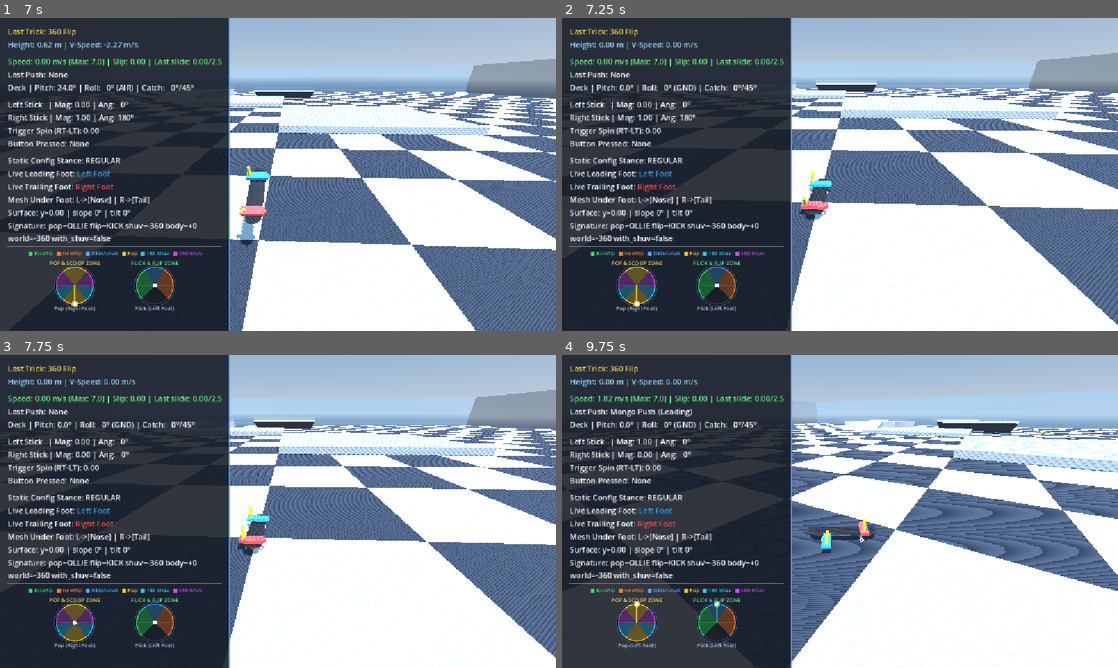
Above: before the commit, frames 1-4 (two rows, left to right).
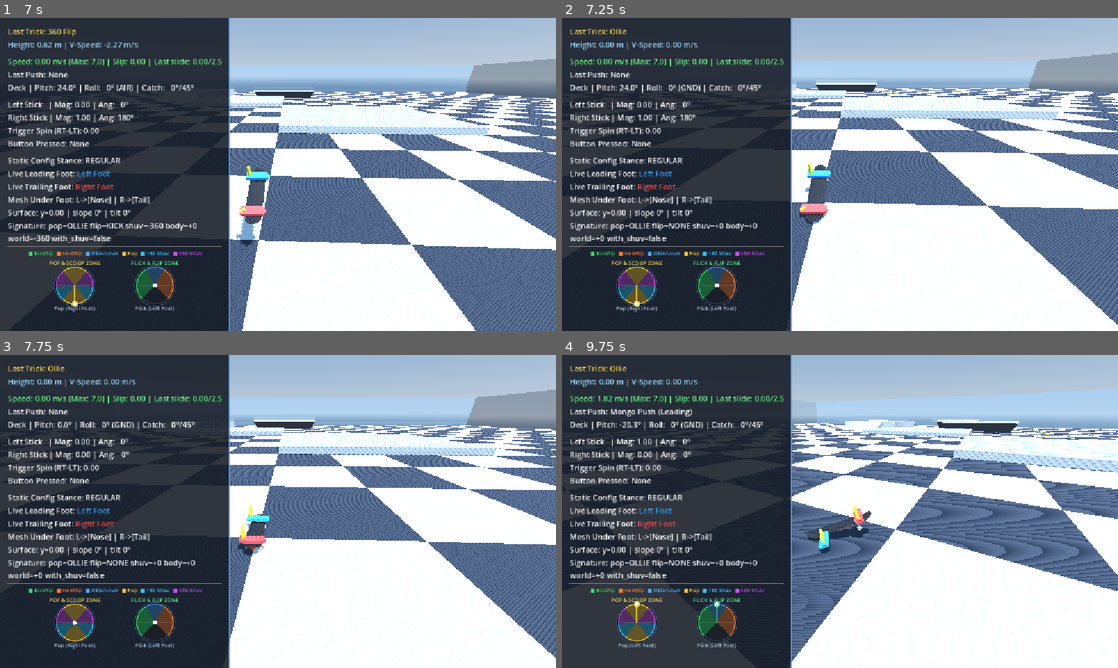
Above: after the commit, the same moments.

Repository: nklunder/skate-sim
Game: Godot game, scene res://scenes/TestWorld.tscn
The game is run twice, just before and just after one commit, with the same random seed, the same clock (stepped at 60 frames per second) and the same inputs.
Inputs (mouse positions are in pixels of both pictures, inside the frame that each line leads up to):
- Up to frame 1 (7 s): tap Enter at 0.5, 5.75 s; move the mouse to (400, 158) at 0.52 s; hold Right (ui_right) 0.53-1.25 s; hold Z 0.53-1.25 s; click (400, 158) at 0.67 s; tap Space at 0.77, 2.75, 3.77, 6.5, 6.77 s; drag from (166, 190) to (250, 237) at 1.27 s; move the mouse to (333, 105) at 2.02 s; hold Right (ui_right) 2.03-2.75 s; hold X 2.03-2.75 s; drag from (250, 237) to (111, 127) at 2.77 s; move the mouse to (444, 221) at 3.52 s; hold Left (ui_left) 3.53-4.25 s; hold H 3.53-4.25 s; drag from (111, 127) to (194, 96) at 4.27 s; move the mouse to (305, 174) at 5.02 s; hold Down (ui_down) 5.03-5.75 s; hold L 5.03-5.75 s; click (305, 174) at 5.17 s; drag from (194, 96) to (166, 190) at 5.77 s; move the mouse to (400, 158) at 6.52 s; hold Up (ui_up) from 6.53 s (still down); hold K from 6.53 s (still down)
- Up to frame 2 (7.25 s): keep holding Up (ui_up); keep holding K
- Up to frame 3 (7.75 s): release Up (ui_up) at 7.25 s; release K at 7.25 s; drag from (166, 527) to (250, 574) at 7.27 s
- Up to frame 4 (9.75 s): move the mouse to (895, 442) at 8.02 s; hold Down (ui_down) 8.03-8.75 s; hold Q 8.03-8.75 s; drag from (812, 574) to (673, 464) at 8.77 s; move the mouse to (1006, 558) at 9.52 s; hold Up (ui_up) from 9.53 s (still down); hold V from 9.53 s (still down); click (1006, 558) at 9.67 s

Frame 1 is identical in both runs. In frame 2, 1.4% of the frame differs, in the area x 6-49%, y 3-72%; in frame 3, 0.5%; in frame 4, 1.5%, in the area x 6-57%, y 3-72%.

Commit message:
add docs for capturing planned feature specs, fix manual bugs

Diff:
--- a/scripts/input/FootInputState.gd
+++ b/scripts/input/FootInputState.gd
@@ -57,6 +57,7 @@
 var current_pop_state: PopState = PopState.NONE
 var trick_status_string: String = "Grounded"
 var pop_impulse_triggered: bool = false
+var pop_impulse_scale: float = 1.0
 var pop_lateral_impulse_ratio: float = 0.0
 var last_pop_type: String = "None" # Display only. Logic reads current_trick.pop.
 var last_pop: TrickSignature.Pop = TrickSignature.Pop.OLLIE
@@ -140,16 +141,16 @@
 
 	# Ollie / Switch Ollie Load (Trailing back foot pulled down in lower hemisphere)
 	if current_pop_state == PopState.NONE:
-		if back.length() >= 0.70 and back.y >= 0.50:
+		if back.length() >= 0.20 and back.y >= 0.20:
 			current_pop_state = PopState.LOADING_OLLIE
-			trick_status_string = "Loading Ollie (Tail)"
+			trick_status_string = "Loading Ollie (Tail)" if back.length() >= 0.70 else "Manual / Ledge Prep"
 			_last_frame_scoop_angle = rad_to_deg(back.angle())
 			accumulated_scoop_deg = 0.0
 			max_swept_angle = 0.0
 		# Nollie / Switch Nollie Load (Leading front foot pushed up in upper hemisphere)
-		elif front.length() >= 0.70 and front.y <= -0.50:
+		elif front.length() >= 0.20 and front.y <= -0.20:
 			current_pop_state = PopState.LOADING_NOLLIE
-			trick_status_string = "Loading Nollie (Nose)"
+			trick_status_string = "Loading Nollie (Nose)" if front.length() >= 0.70 else "Manual / Ledge Prep"
 			_last_frame_scoop_angle = rad_to_deg(front.angle())
 			accumulated_scoop_deg = 0.0
 			max_swept_angle = 0.0
@@ -171,6 +172,7 @@
 	# Execute Flick Pop from loaded states
 	if current_pop_state == PopState.LOADING_OLLIE and front.length() >= 0.35 and front.y <= 0.20:
 		pop_impulse_triggered = true
+		pop_impulse_scale = _calculate_pop_impulse_scale(back.length())
 		pop_lateral_impulse_ratio = _calculate_lateral_pop_ratio(back.x)
 		current_pop_state = PopState.POPPED
 		# Differentiate Switch vs Regular Ollie based on profile stance vs live orientation
@@ -181,6 +183,7 @@
 		_build_trick_signature()
 	elif current_pop_state == PopState.LOADING_NOLLIE and back.length() >= 0.35 and back.y >= -0.20:
 		pop_impulse_triggered = true
+		pop_impulse_scale = _calculate_pop_impulse_scale(front.length())
 		pop_lateral_impulse_ratio = _calculate_lateral_pop_ratio(front.x)
 		current_pop_state = PopState.POPPED
 		if (stance == Stance.REGULAR and not left_is_front) or (stance == Stance.GOOFY and left_is_front):
@@ -192,8 +195,24 @@
 	# Reset to None if sticks return to neutral without flicking
 	if right_stick_raw.length() < 0.20 and left_stick_raw.length() < 0.20 and current_pop_state != PopState.NONE:
 		current_pop_state = PopState.NONE
+		pop_impulse_scale = 1.0
 		max_swept_angle = 0.0
 		trick_status_string = "Grounded & Rolling"
+
+func _calculate_pop_impulse_scale(stick_mag: float) -> float:
+	# Gentle manual holds between 0.20 and 0.55 generate 0% to 25% impulse for ledge drops and low-pop flips!
+	if stick_mag < 0.55:
+		return clampf((stick_mag - 0.20) / (0.55 - 0.20) * 0.25, 0.0, 0.25)
+	# Deflections above 0.55 smoothly scale up to 100% full impulse at 0.70 and beyond!
+	return clampf(0.25 + (stick_mag - 0.55) / (0.70 - 0.55) * 0.75, 0.25, 1.0)
+
+## Returns true if the active stick is pulled down past the heavy pop load threshold (>= 0.70).
+func is_preparing_pop() -> bool:
+	if current_pop_state == PopState.LOADING_OLLIE:
+		return back_stick().length() >= 0.70
+	elif current_pop_state == PopState.LOADING_NOLLIE:
+		return front_stick().length() >= 0.70
+	return false
 
 func _calculate_lateral_pop_ratio(stick_x: float) -> float:
 	# Disable directional pop if scooping a Pop Shove-it or Tre Flip (arc sweep >= 40 deg)
--- a/scripts/player/SkaterController.gd
+++ b/scripts/player/SkaterController.gd
@@ -584,7 +584,7 @@
 ## Step 4. Steering and stationary rotation via trigger lean (RT - LT), on pavement only.
 func _apply_steering(delta: float) -> void:
 	# Dampen steering by 80% while preparing pop to safely pre-wind aerial spin without swerving off line!
-	var turn_mult: float = 0.2 if input_state.current_pop_state != FootInputState.PopState.NONE else 1.0
+	var turn_mult: float = 0.2 if input_state.is_preparing_pop() else 1.0
 	var turn_rate: float = input_state.lean * (input_state.board_config.turn_speed if is_instance_valid(input_state.board_config) else 3.0) * turn_mult
 	if not is_grounded or abs(input_state.lean) <= 0.05:
 		_is_carve_latched = false
@@ -613,7 +613,7 @@
 func _execute_pop() -> void:
 	if not (is_grounded and input_state.pop_impulse_triggered):
 		return
-	vertical_velocity = jump_impulse
+	vertical_velocity = jump_impulse * input_state.pop_impulse_scale
 	is_grounded = false
 	input_state.pop_impulse_triggered = false
 
@@ -825,7 +825,7 @@
 			sig.flip = TrickSignature.Flip.NONE
 	if sig.shuv_deg != 0:
 		var achieved: int = absi(int(roundf((board_mesh.rotation_degrees.y - _pop_board_yaw) / 180.0)))
-		var intended: int = absi(sig.shuv_deg) / 180
+		var intended: int = int(absi(sig.shuv_deg) / 180.0)
 		if achieved < intended:
 			sig.shuv_deg = achieved * 180 * signi(sig.shuv_deg)
 
@@ -941,11 +941,11 @@
 	var front: Vector2 = input_state.front_stick()
 	var back: Vector2 = input_state.back_stick()
 
-	# Check if back or front stick is cleanly held within the expanded Manual Zone (0.20 to 0.90) upon touchdown
+	# Check if back or front stick is deflected (>= 0.20) upon touchdown, supporting heavy landings and scoops!
 	var effective_pitch: float = pitch if left_is_front else -pitch
-	if effective_pitch > 5.0 and back.y >= 0.20 and back.y <= 0.90:
+	if effective_pitch > 5.0 and (back.y >= 0.20 or (input_state.current_pop_state == FootInputState.PopState.LOADING_OLLIE and back.length() >= 0.20)):
 		in_manual_zone = true # Touchdown into standard / switch manual!
-	elif effective_pitch < -5.0 and front.y <= -0.20 and front.y >= -0.90:
+	elif effective_pitch < -5.0 and (front.y <= -0.20 or (input_state.current_pop_state == FootInputState.PopState.LOADING_NOLLIE and front.length() >= 0.20)):
 		in_manual_zone = true # Touchdown into nose / switch nose manual!
 
 	if in_manual_zone:
@@ -972,12 +972,12 @@
 	var back: Vector2 = input_state.back_stick()
 	var is_manualing: bool = false
 
-	# Manuals trigger in the expanded middle zone between 0.20 and 0.90 on whichever stick corresponds to leading/trailing edge!
-	if back.y > 0.20 and back.y <= 0.90:
-		target_pitch_deg = back.y * 24.0
+	# Manuals trigger whenever the trailing tail or leading nose stick is deflected (>= 0.20), supporting full radial scoops without dropping!
+	if back.y >= 0.20 or (input_state.current_pop_state == FootInputState.PopState.LOADING_OLLIE and back.length() >= 0.20):
+		target_pitch_deg = minf(1.0, back.length()) * 24.0
 		is_manualing = true
-	elif front.y < -0.20 and front.y >= -0.90:
-		target_pitch_deg = front.y * 24.0
+	elif front.y <= -0.20 or (input_state.current_pop_state == FootInputState.PopState.LOADING_NOLLIE and front.length() >= 0.20):
+		target_pitch_deg = -minf(1.0, front.length()) * 24.0
 		is_manualing = true
 
 	# Automatically lift front trucks during Stationary Kickturns ONLY if not already balancing a thumbstick manual!
Not shown, changed: AGENTS.md
Not shown, changed: docs/BUG_ARCHIVE.md
Not shown, changed: docs/CHANGELOG_LEDGER.md
Not shown, added: docs/features/01_FOOT_ANIMATIONS.md
Not shown, added: docs/features/02_GRIND_SYSTEM.md
Not shown, added: docs/features/03_SOUND_DESIGN.md
Not shown, added: docs/features/04_CAMERA_AND_FILMER_MODE.md
Not shown, added: docs/features/05_FULL_CHARACTER_RIG.md
Not shown, added: docs/features/06_MODULAR_HARDWARE_CUSTOMIZATION.md
Not shown, added: docs/features/INDEX.md
